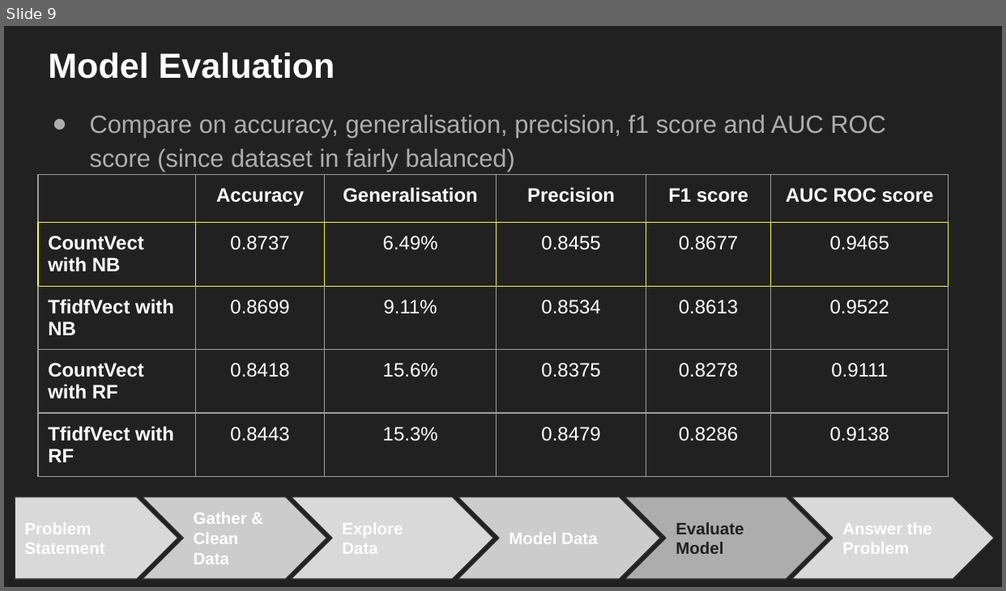
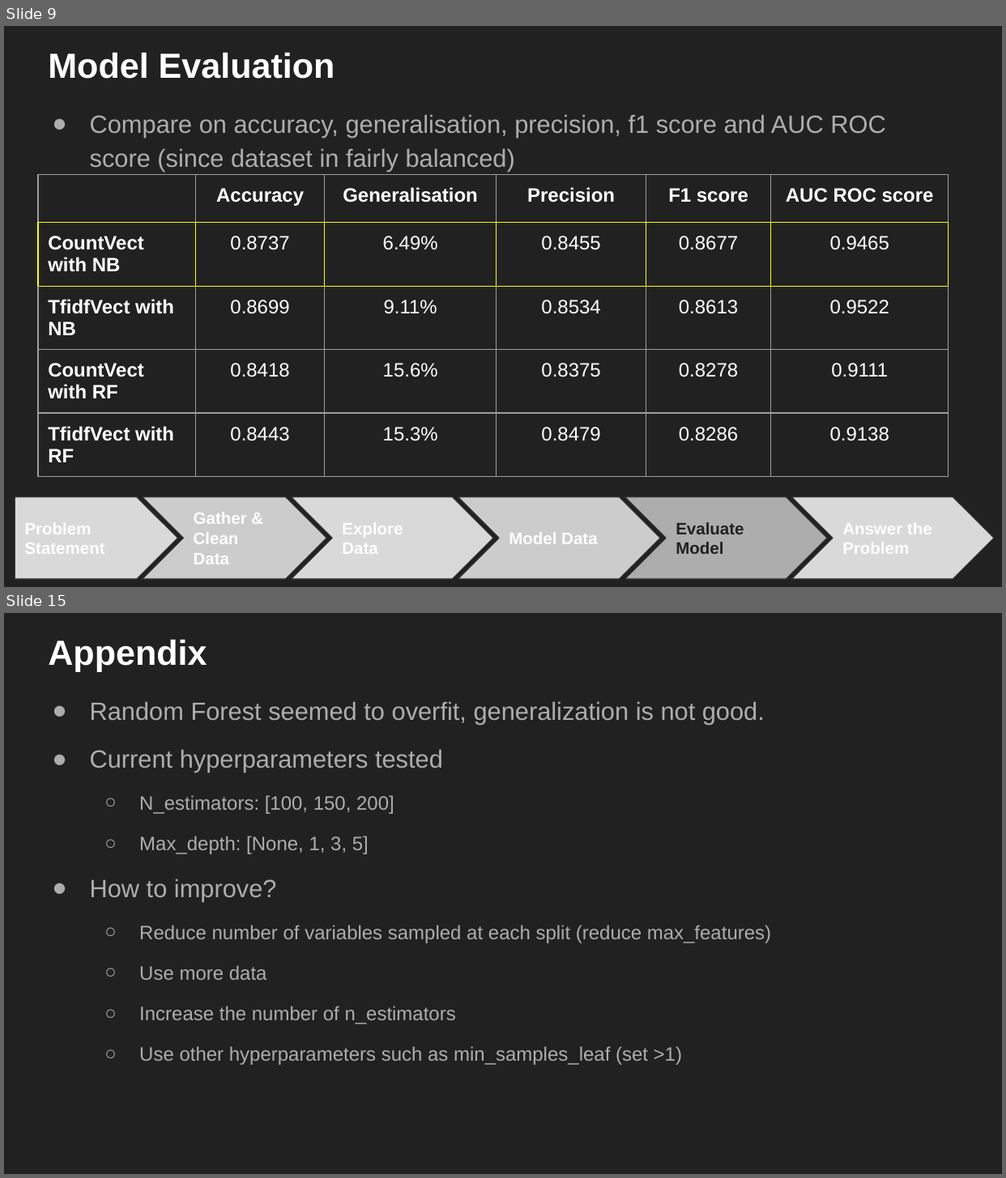
Before and after one commit to ethan-eplee/Subreddit-Classification, a slide deck: presentation/NLP SubReddit Classification.pptx. Shown one above the other, each under a label of ours: slide 9 before the commit, slides 9 and 15 after it; the slides between them are not shown. The pictures are 1006x591 and 1006x1178 pixels, drawn with LibreOffice and Linux fonts; fonts in the diff are those of the drawing. Boxes give left, top, right and bottom in pixels: in the first picture for what was removed or moved away, otherwise in the second. Text is boxed around its words. In the diff, an @@ line names an element or a change of style, - is before the commit and + after.

```diff
--- a/presentation/NLP SubReddit Classification.pptx
+++ b/presentation/NLP SubReddit Classification.pptx
@@ slide 15 added at <box>4,613,1002,1174</box>, background #212121 @@
@@ title added at <box>48,639,206,671</box>, 25.2 pt, text #FFFFFF, bold @@
+Appendix
@@ text added at <box>90,701,771,1065</box>, 14 pt, text #ADADAD @@
+● Random Forest seemed to overfit, generalization is not good.
+● Current hyperparameters tested
+  ○ N_estimators: [100, 150, 200]
+  ○ Max_depth: [None, 1, 3, 5]
+● How to improve?
+  ○ Reduce number of variables sampled at each split (reduce max_features)
+  ○ Use more data
+  ○ Increase the number of n_estimators
+  ○ Use other hyperparameters such as min_samples_leaf (set >1)
```
Also in this commit, not shown: 8 slides changed, 2 other slides added, 2 other files.
